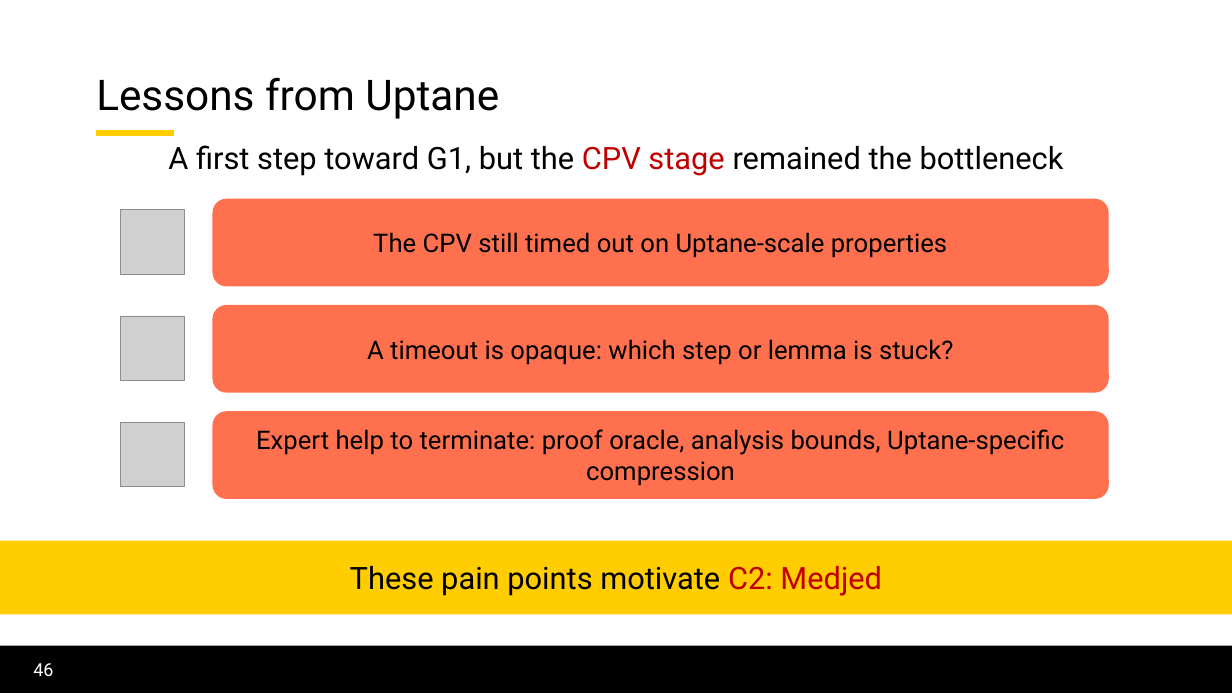
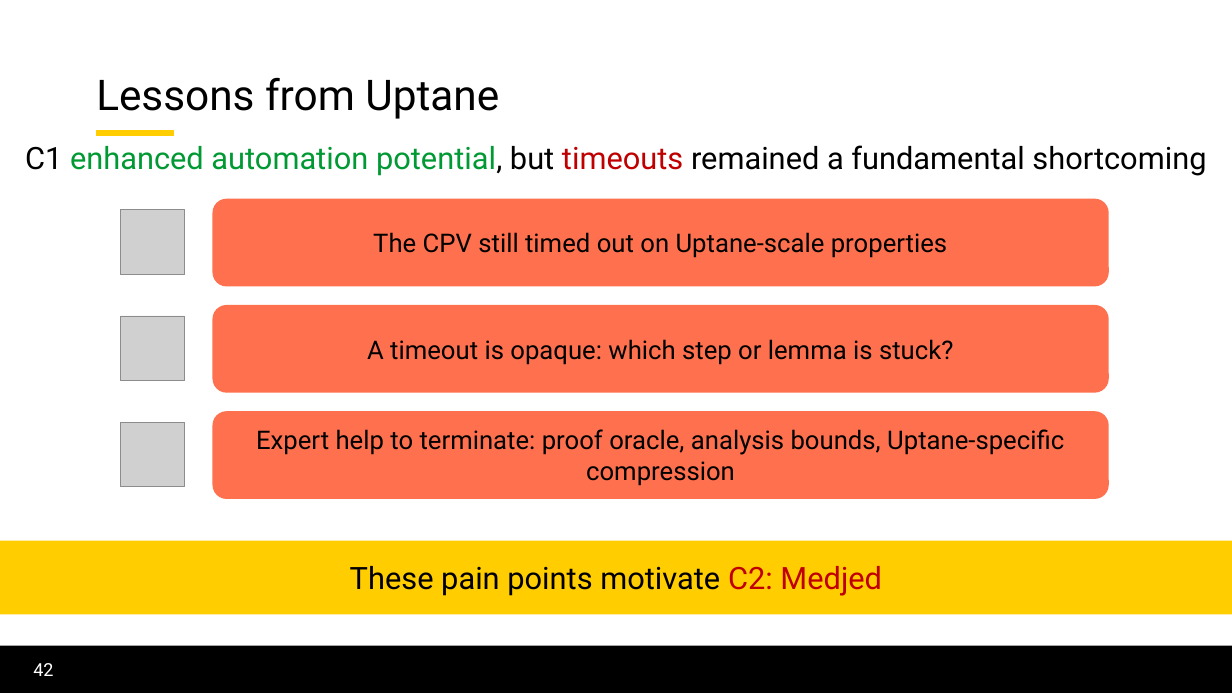
Before and after one commit to lorchrob/thesis_proposal_slides, a slide deck: slide 42 of slides.pptx (slide 46 before the commit). Drawn at 1232x693 pixels with LibreOffice and Linux fonts; fonts in the diff are those of the drawing; grey boxes stand for pictures; background and template pictures are left out. Boxes give left, top, right and bottom in pixels: in the first picture for what was removed or moved away, otherwise in the second. Text is boxed around its words. In the diff, an @@ line names an element or a change of style, - is before the commit and + after.

```diff
--- a/slides.pptx
+++ b/slides.pptx
@@ text at [25, 145, 1206, 176]: text changed @@
-A first step toward G1, but the CPV stage remained the bottleneck
+C1 enhanced automation potential, but timeouts remained a fundamental shortcoming
@@ page number at [33, 663, 53, 676]: text changed @@
-46
+42
```
Also in this commit, not shown: 46 other slides changed, 14 slides added, 17 slides removed.
